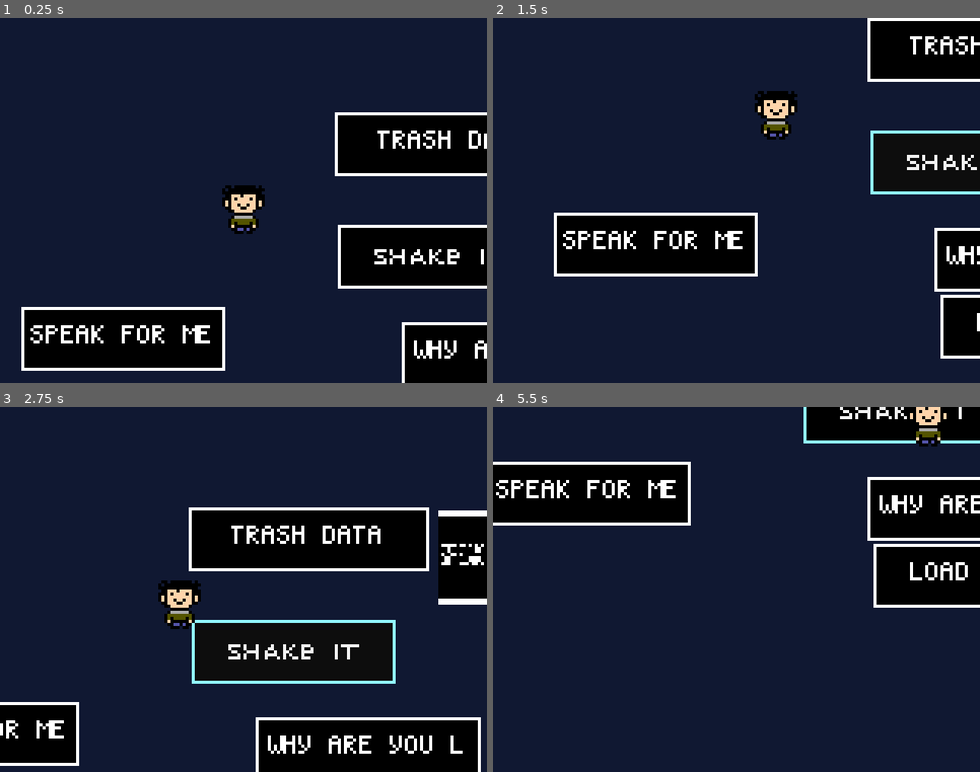
Above: before the commit, frames 1-4 (two rows, left to right).
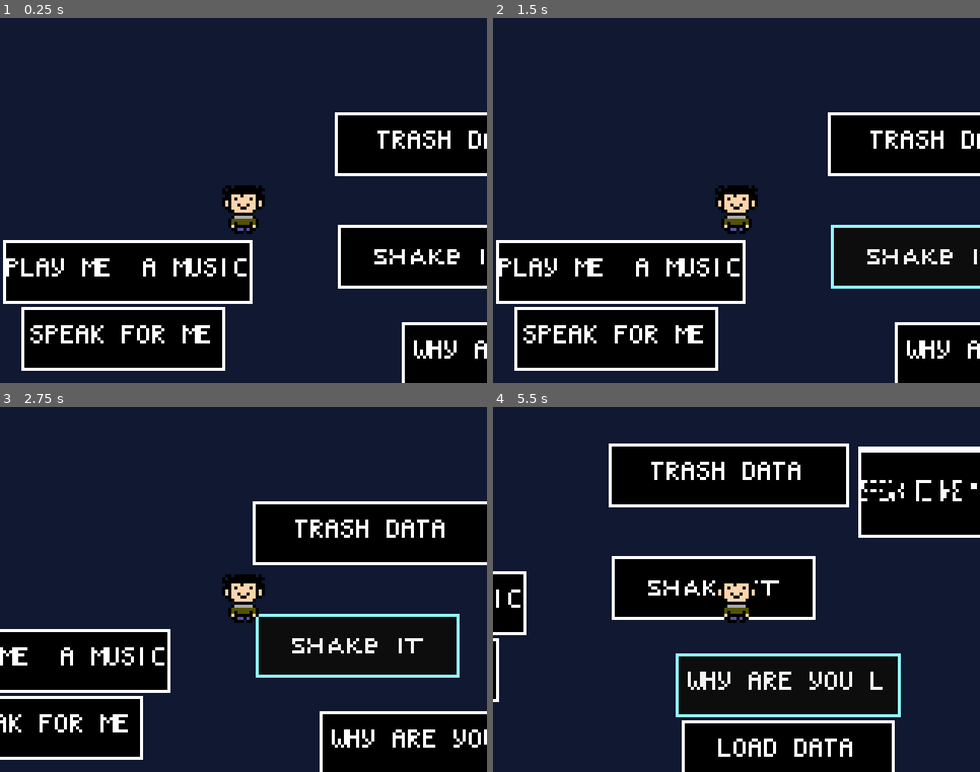
Above: after the commit, the same moments.

Repository: murumart/greg-rpg
Game: Godot game, scene res://scenes/rooms/scn_room_test.tscn
Same seed, same stepped clock (60 frames per second), same inputs: the game is played once before the commit and once after it. The project has no main scene, so this scene is started directly.
Inputs (mouse positions are in pixels of both pictures, inside the frame that each line leads up to):
- Up to frame 1 (0.25 s): no input
- Up to frame 2 (1.5 s): click (619, 273) at 0.5 s, where only the run after the commit has a clickable "play me a music"; click "SHAKE IT" at 1.25 s
- Up to frame 3 (2.75 s): tap Enter (ui_accept) at 2, 2.27 s; hold Right (ui_right) from 2.03 s (still down)
- Up to frame 4 (5.5 s): release Right (ui_right) at 2.75 s; click "why are you l" at 2.75 s; hold Down (ui_down) 3.53-4.28 s; tap Enter (ui_accept) at 3.77, 5.27 s; hold Right (ui_right) 4.28-5.03 s; hold Up (ui_up) from 5.03 s (still down)

The runs differ from the first frame. In frame 1, 9.0% of the frame differs, in the area x 0-52%, y 60-79%; in frame 2, 34%; in frame 3, 29%; in frame 4, 47%, in the area x 0-100%, y 0-100%.
Error after the commit: Parse Error: Could not find script for class "SongsList". (res://scenes/rooms/scr_testroom.gd:55)

Commit message:
Start of music system, copied over from old Greg mostly

Diff:
--- a/project.godot
+++ b/project.godot
@@ -34,6 +34,11 @@
 "language": &"GDScript",
 "path": "res://scenes/scr_room.gd"
 }, {
+"base": "RefCounted",
+"class": &"SongsList",
+"language": &"GDScript",
+"path": "res://code/scr_songs_list.gd"
+}, {
 "base": "RichTextLabel",
 "class": &"TextBox",
 "language": &"GDScript",
@@ -45,6 +50,7 @@
 "Math": "",
 "PlayerOverworld": "",
 "Room": "",
+"SongsList": "",
 "TextBox": ""
 }
 
@@ -62,6 +68,7 @@
 DAT="*res://autoload/scn_data.tscn"
 SOL="*res://autoload/scn_screen_overlay.tscn"
 OPT="*res://autoload/scn_options.tscn"
+SND="*res://autoload/scr_sound.gd"
 
 [debug]
 
--- a/scenes/rooms/scn_room_test.tscn
+++ b/scenes/rooms/scn_room_test.tscn
@@ -20,6 +20,14 @@
 offset_bottom = 95.0
 theme = ExtResource("2_wqq2x")
 text = "why are you l"
+
+[node name="Button7" type="Button" parent="."]
+offset_left = -46.0
+offset_top = 47.0
+offset_right = 28.0
+offset_bottom = 68.0
+theme = ExtResource("2_wqq2x")
+text = "play me  a music"
 
 [node name="Button6" type="Button" parent="."]
 offset_left = 145.0
--- a/scenes/rooms/scr_testroom.gd
+++ b/scenes/rooms/scr_testroom.gd
@@ -11,6 +11,7 @@
 	$Button4.connect("pressed", trash_pressed)
 	$Button5.connect("pressed", speak_pressed)
 	$Button6.connect("pressed", dialogue_speak_pressed)
+	$Button7.connect("pressed", play_music_pressed)
 
 
 func _unhandled_key_input(event: InputEvent) -> void:
@@ -48,3 +49,7 @@
 
 func dialogue_speak_pressed():
 	SOL.dialogue("test")
+
+
+func play_music_pressed():
+	SND.play_song(SongsList.SONGS.keys().pick_random())
